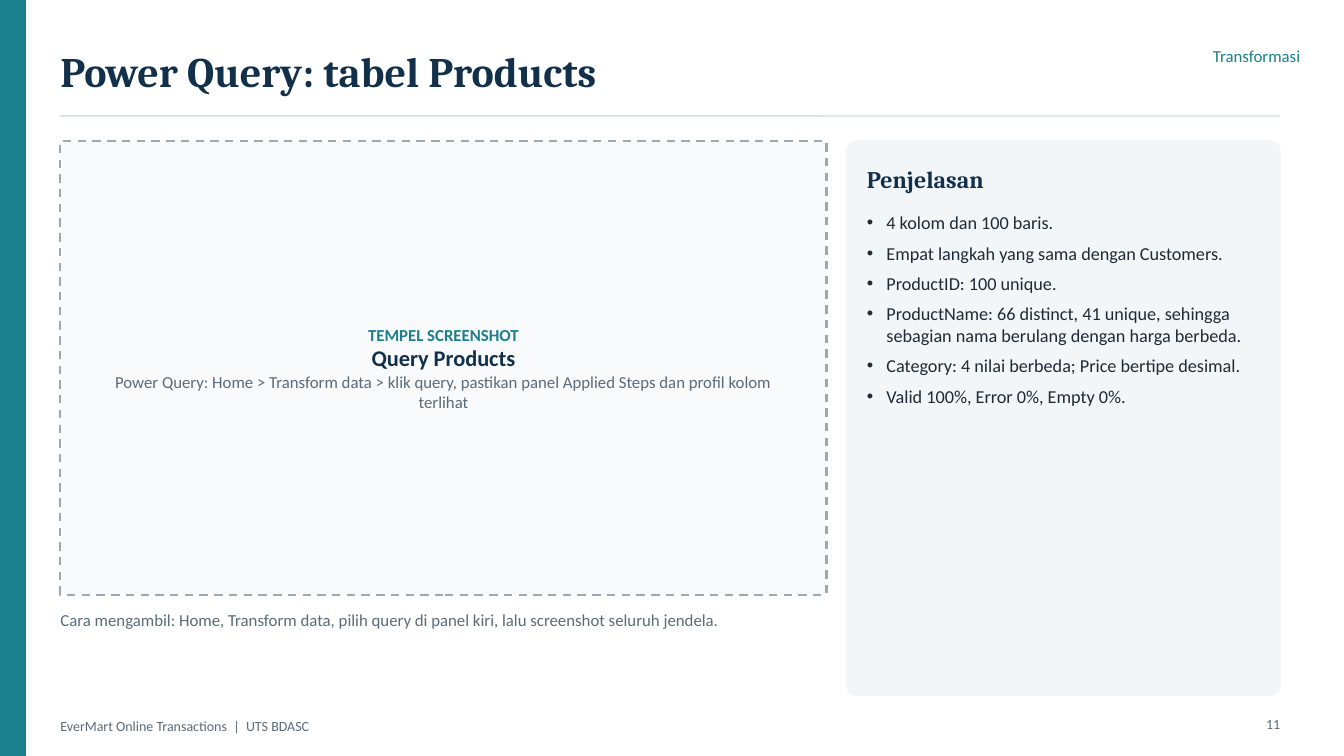
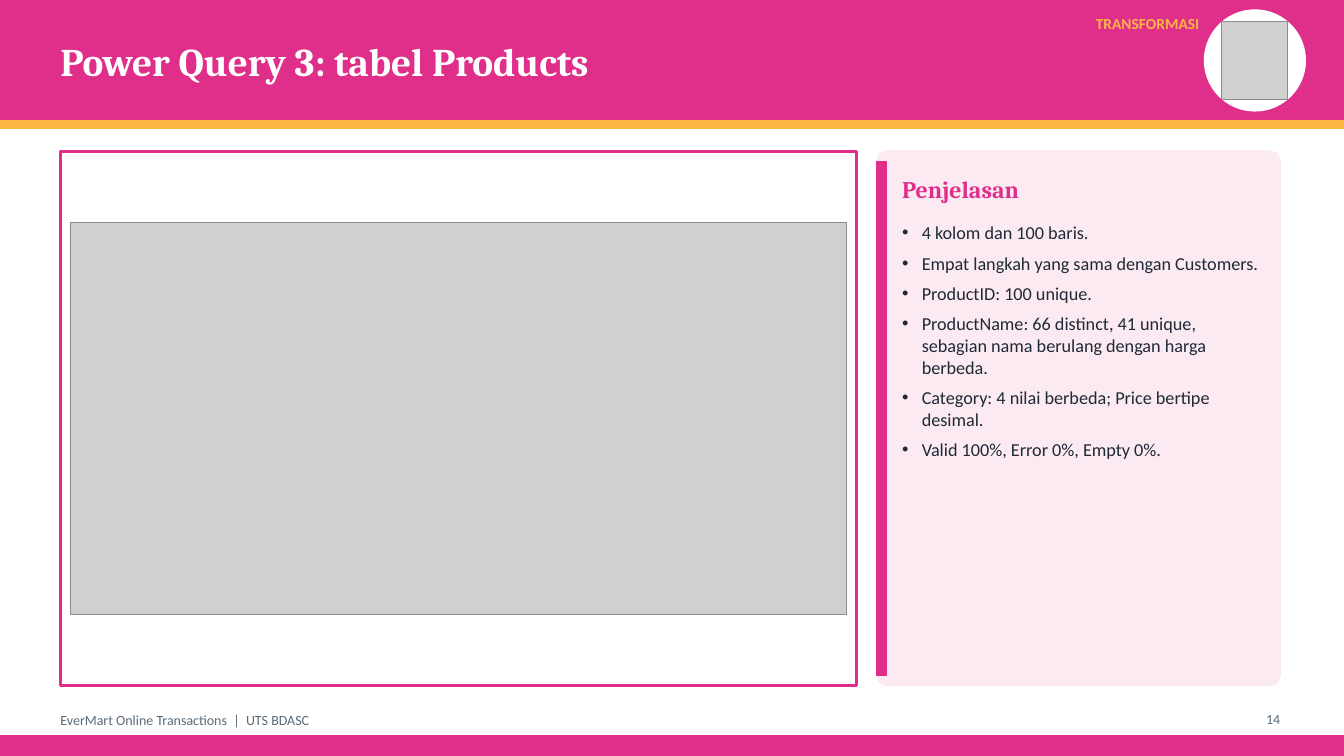
Before and after one commit to farhansech/EXACOUNT, a slide deck: slide 14 of output/UTS_BDASC_Francisco_Correia_Soares.pptx (slide 11 before the commit). Drawn at 1344x756 pixels with LibreOffice and Linux fonts; fonts in the diff are those of the drawing; grey boxes stand for pictures. Boxes give left, top, right and bottom in pixels: in the first picture for what was removed or moved away, otherwise in the second. Text is boxed around its words. In the diff, an @@ line names an element or a change of style, - is before the commit and + after.

```diff
--- a/output/UTS_BDASC_Francisco_Correia_Soares.pptx
+++ b/output/UTS_BDASC_Francisco_Correia_Soares.pptx
@@ rectangle removed at bbox=[0, 0, 25, 756] @@
@@ rectangle added at bbox=[0, 0, 1344, 121], fill #E02F8A, outline #E02F8A 1 pt @@
@@ text at bbox=[1096, 19, 1199, 29]: text changed; size 12 to 11 pt; text colour #1B7F8C to #FBB641; bold on @@
-Transformasi
+TRANSFORMASI
@@ ellipse added at bbox=[1205, 10, 1306, 111], fill #FFFFFF, outline #FFFFFF 1 pt @@
@@ picture added at bbox=[1222, 21, 1289, 100] @@
@@ text at bbox=[60, 48, 589, 85]: text changed; size 30 to 28 pt; text colour #12304A to #FFFFFF @@
-Power Query: tabel Products
+Power Query 3: tabel Products
@@ line removed from (60, 116) to (1280, 116) @@
@@ rectangle added at bbox=[0, 121, 1344, 128], fill #FBB641, outline #FBB641 1 pt @@
@@ rectangle: place and size @@
-rectangle at bbox=[60, 141, 827, 595]
+rectangle at bbox=[60, 151, 857, 686]
@@ rectangle at bbox=[60, 151, 857, 686]: fill #F8FAFB to #FFFFFF; outline #9AA9B5 1.5 pt dashed to #E02F8A 2 pt @@
@@ rounded rectangle: place and size @@
-rounded rectangle at bbox=[847, 141, 1280, 696]
+rounded rectangle at bbox=[877, 151, 1280, 686]
@@ rounded rectangle at bbox=[877, 151, 1280, 686]: fill #F3F6F8 to #FCEAF3; outline #F3F6F8 1 pt to #FCEAF3 1 pt; proportions changed @@
@@ rectangle added at bbox=[877, 161, 886, 676], fill #E02F8A, outline #E02F8A 1 pt @@
@@ text "Penjelasan": place and size @@
-text "Penjelasan" at bbox=[867, 171, 984, 193]
+text "Penjelasan" at bbox=[902, 181, 1019, 203]
@@ text "Penjelasan" at bbox=[902, 181, 1019, 203]: text colour #12304A to #E02F8A @@
@@ picture added at bbox=[71, 222, 847, 614] @@
@@ text "4 kolom dan 100 baris.": place and size @@
-text "4 kolom dan 100 baris." at bbox=[886, 216, 1241, 406]
+text "4 kolom dan 100 baris." at bbox=[922, 226, 1258, 459]
@@ text at bbox=[922, 317, 1206, 374]: text changed @@
-• ProductName: 66 distinct, 41 unique, sehingga sebagian nama berulang dengan harga berbeda.
+• ProductName: 66 distinct, 41 unique, sebagian nama berulang dengan harga berbeda.
@@ text removed at bbox=[115, 330, 771, 408] @@
-TEMPEL SCREENSHOT
-Query Products
-Power Query: Home > Transform data > klik query, pastikan panel Applied Steps dan profil kolom terlihat
@@ text removed at bbox=[60, 614, 718, 629] @@
-Cara mengambil: Home, Transform data, pilih query di panel kiri, lalu screenshot seluruh jendela.
@@ text "EverMart Online Transactions | UTS ...": place and size @@
-text "EverMart Online Transactions | UTS ..." at bbox=[60, 721, 309, 731]
+text "EverMart Online Transactions | UTS ..." at bbox=[60, 715, 309, 725]
@@ page number added at bbox=[1266, 715, 1280, 724], 10 pt, text #5B6B79 @@
+14
@@ rectangle added at bbox=[0, 736, 1344, 756], fill #E02F8A, outline #E02F8A 1 pt @@
@@ page number removed at bbox=[1266, 720, 1280, 729] @@
-11
```
Also in this commit, not shown: 34 other slides changed, 7 slides added, 1 slide removed, 1 other file.
